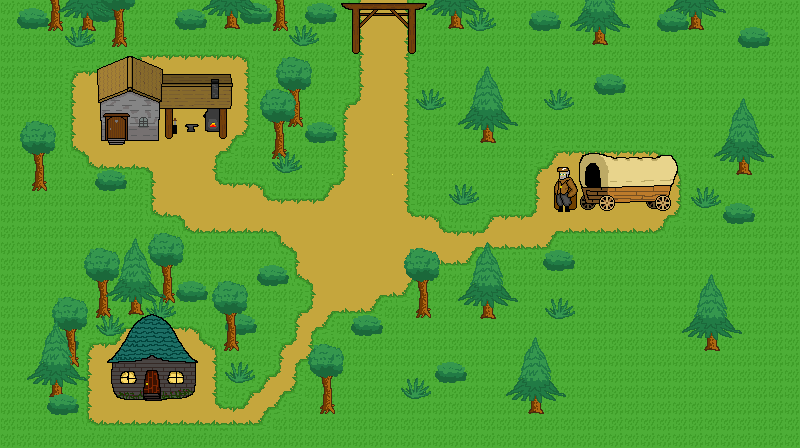
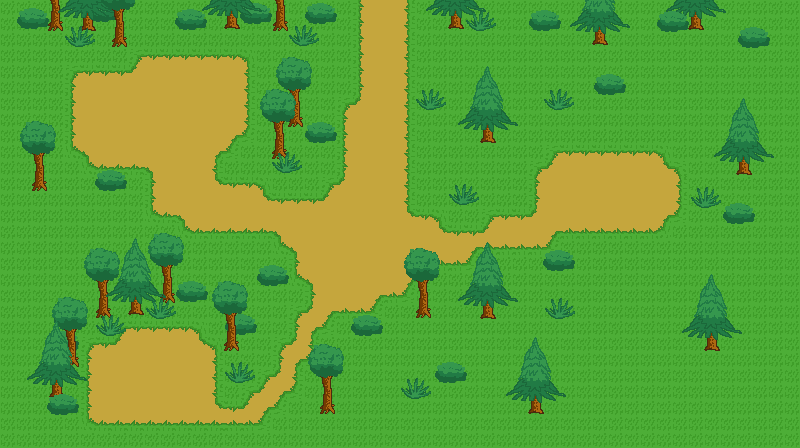
Layered file, before and after one edit (800×448). Changes by layer:
hid "Paint Layer 13 Merged" over [341, 3, 427, 54]
hid group "Group 14" (2 layers) over [97, 3, 427, 320]
painted on "Paint Layer 13" over [128, 3, 427, 320]
hid "Paint Layer 12" (2nd of 2) over [107, 314, 198, 401]
hid group "Group 10" (10 layers) over [554, 153, 678, 212]
painted on "tree_2" (1st of 12, in "Group 4") over [107, 314, 193, 401]
painted on "tree_2" (5th of 12, in "Group 4") over [554, 153, 624, 208]
painted on "tree_2" (6th of 12, in "Group 4") over [107, 314, 198, 380]
painted on "bush_2" (10th of 13, in "Group 4") over [97, 56, 156, 145]
painted on "bush_2" (11th of 13, in "Group 4") over [124, 3, 380, 144]
painted on "bush_2" (12th of 13, in "Group 4") over [341, 3, 427, 54]
painted on "bush_2" (13th of 13, in "Group 4") over [107, 314, 187, 401]
painted on "tree_2" (9th of 12, in "Group 4") over [400, 3, 427, 54]
painted on "tree_2" (10th of 12, in "Group 4") over [176, 3, 368, 94]
painted on "tree_2" (11th of 12, in "Group 4") over [97, 56, 224, 96]
painted on "tree_2" (12th of 12, in "Group 4") over [554, 192, 624, 212]
painted on "Paint Layer 1 Merged" (1st of 2) over [97, 3, 678, 401]
painted on "Paint Layer 1 Merged" (2nd of 2) over [97, 3, 678, 401]
